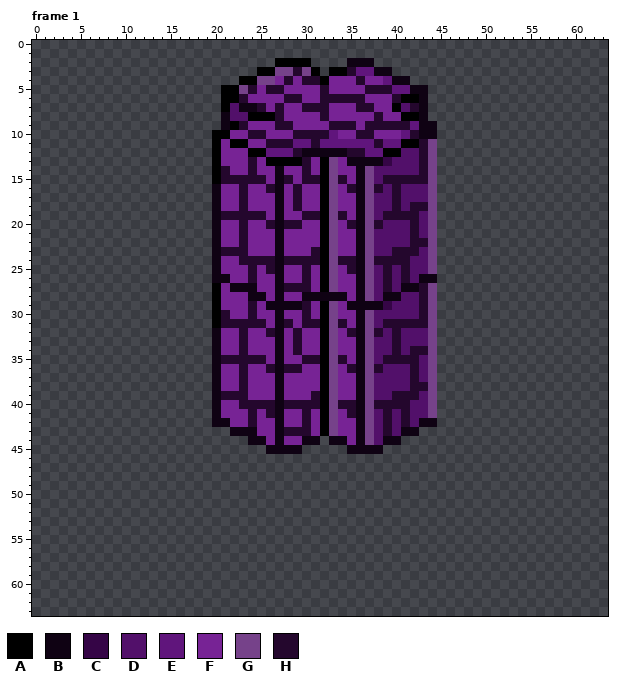
A pixel-art file gets an edit: lab07/Dungeons&Wumpus/_assets/tiles/White/pillar.ase. The first picture shows the starting point.
64x64 pixels, 1 frame. Shown: frame 1. The commit also changed other frames, which this record leaves out.
Palette (. is transparent): A #000000  B #0f0213  C #350546  D #52106a  E #60157c  F #772395  G #76428a  H #24072d
Pixels before, frame 1 (only the part around the change), first column x 0:
 0 ................................................................
 1 ................................................................
 2 ...........................AAAA....BBB..........................
 3 .........................AAGGHGA.AAHEEBB........................
 4 .......................AAGGFHFHHAFFFHFFEBB......................
 5 .....................AAGHFHHFFFFHFFFFHHHEEBB....................
 6 .....................AAHFFFFHHFFHHHHHFFFHAAB....................
 7 .....................ADBBHFHFFHHHFFFHHFFADHB....................
 8 .....................BDDAAAHFFFFHFFFFFHFFAAB....................
 9 .....................BAHFFFHHFFFFHHHFHHHHHEBB...................
10 ....................AAFFHHFFFHHHHEFFHHFFFEHBB...................
11 ....................AFAAFFHHHEEHEEEEEEHEEAAHG...................
12 ....................AFFFAAEEEHBBBBBHHEEAADDHG...................
13 ....................AFFFHFAAAAHFAGFBBBBCDDDHG...................
14 ....................AHFFHFFBFFHFAGFFBGDDDDDHG...................
15 ....................AHHHHHFBHFHHAGHFBGDHHHHHG...................
16 ....................BFFHFFHBFHFFAGFHBGHDHDDDG...................
17 ....................BFFHFFFBFHFFAGFFBGDDHDDDG...................
18 ....................BFFHFFFBFHFFAGFFBGDDHDHHG...................
19 ....................BHHHHHFBFFHHAGHFBGDHHHHDG...................
20 ....................BFFHFFHBHHFFAGFHBGHDDDHDG...................
21 ....................BFFHFFFBFFFFAGFFBGDDDDHDG...................
22 ....................BFFHFFFBFFFFAGFFBGDDDDHHG...................
23 ....................BHHHFFFBFFFHAGFFBGDDHHHDG...................
24 ....................BFFHHHHBHHHHAGHHBGHHHHDDG...................
25 ....................BFFFHFHBFFHFAGFHBGDHDHDDG...................
26 ....................BBFFHFFBFFHFAGFFBGDHDHDBB...................
27 ....................AFBBBFFBHHHFAGFFBGDHDBBHG...................
28 ....................AFFFBBFBFFBBBBBFBGDBBDDHG...................
29 ....................AFFFHFBBBBHFAGFBBBBCDDDHG...................
30 ....................AHFFHFFBFFHFAGFFBGDDDDDHG...................
31 ....................AHHHHHFBHFHHAGHFBGDHHHHHG...................
32 ....................BFFHFFHBFHFFAGFHBGHDHDDDG...................
33 ....................BFFHFFFBFHFFAGFFBGDDHDDDG...................
34 ....................BFFHFFFBFHFFAGFFBGDDHDHHG...................
35 ....................BHHHHHFBFFHHAGHFBGDHHHHDG...................
36 ....................BFFHFFHBHHFFAGFHBGHDDDHDG...................
37 ....................BFFHFFFBFFFFAGFFBGDDDDHDG...................
38 ....................BFFHFFFBFFFFAGFFBGDDDDHHG...................
39 ....................BHHHFFFBFFFHAGFFBGDDHHHDG...................
40 ....................BFFHHHHBHHHHAGHHBGHHHHDDG...................
41 ....................BFFFHFHBFFHFAGFHBGDHDHDDG...................
42 ....................BBFFHFFBFFHFAGFFBGDHDHDBB...................
43 ......................BBBFFBHHHFAGFFBGDHDBB.....................
44 ........................BBFBFFBB.BBFBGDBB.......................
45 ..........................BBBB.....BBBB.........................
46 ................................................................
47 ................................................................
48 ................................................................
49 ................................................................
50 ................................................................
51 ................................................................
52 ................................................................
53 ................................................................
54 ................................................................
55 ................................................................
56 ................................................................
57 ................................................................
58 ................................................................
59 ................................................................
60 ................................................................
61 ................................................................
62 ................................................................
63 ................................................................
And afterwards:
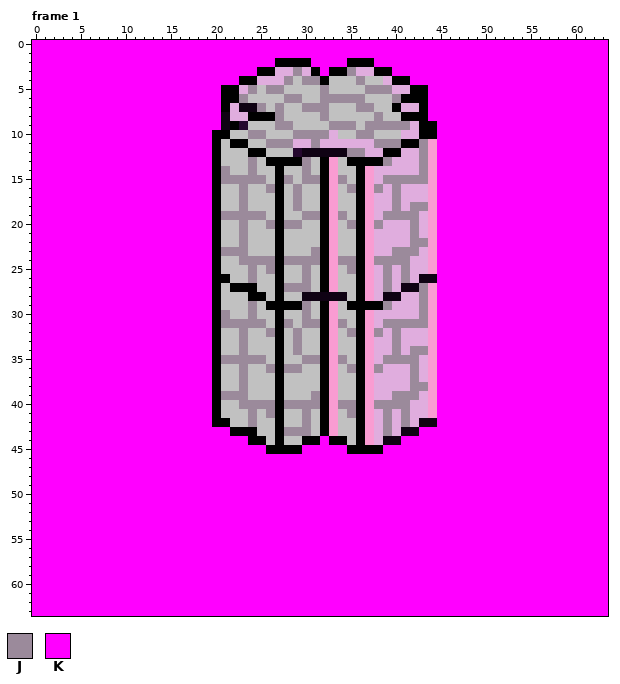
Colours new in this view: J #9b8a9b  K #ff00ff
Changes in this commit:
layer "Layer 3" added
colour D: #52106a -> #e0adde
colour F: #772395 -> #c1c1c1
colour G: #76428a -> #f99cd2
Changed rows in their new state; - is a pixel that keeps its letter.
Frame 1, layers "Layer 2", "Layer 3":
first column x 0:
 0 KKKKKKKKKKKKKKKKKKKKKKKKKKKKKKKKKKKKKKKKKKKKKKKKKKKKKKKKKKKKKKKK
 1 KKKKKKKKKKKKKKKKKKKKKKKKKKKKKKKKKKKKKKKKKKKKKKKKKKKKKKKKKKKKKKKK
 2 KKKKKKKKKKKKKKKKKKKKKKKKKKK----KKKKAAAKKKKKKKKKKKKKKKKKKKKKKKKKK
 3 KKKKKKKKKKKKKKKKKKKKKKKKK--DDJD-K--JDDAAKKKKKKKKKKKKKKKKKKKKKKKK
 4 KKKKKKKKKKKKKKKKKKKKKKK--DDDJ-JJ----J--DAAKKKKKKKKKKKKKKKKKKKKKK
 5 KKKKKKKKKKKKKKKKKKKKK--DJ-JJ----J----JJJDDAAKKKKKKKKKKKKKKKKKKKK
 6 KKKKKKKKKKKKKKKKKKKKK--J----JJ--JJJJJ---J--AKKKKKKKKKKKKKKKKKKKK
 7 KKKKKKKKKKKKKKKKKKKKK----J-J--JJJ---JJ----DAKKKKKKKKKKKKKKKKKKKK
 8 KKKKKKKKKKKKKKKKKKKKK------J----J-----J----AKKKKKKKKKKKKKKKKKKKK
 9 KKKKKKKKKKKKKKKKKKKKK------JJ----JJJ-JJJJJDAAKKKKKKKKKKKKKKKKKKK
10 KKKKKKKKKKKKKKKKKKKK----JJ---JJJJD--JJ---DDAAKKKKKKKKKKKKKKKKKKK
11 KKKKKKKKKKKKKKKKKKKK------JJJDDJDDDDDDJJJ--J-KKKKKKKKKKKKKKKKKKK
12 KKKKKKKKKKKKKKKKKKKK------FFF------JJDD----J-KKKKKKKKKKKKKKKKKKK
13 KKKKKKKKKKKKKKKKKKKK----J-----J----AAAAJ---J-KKKKKKKKKKKKKKKKKKK
14 KKKKKKKKKKKKKKKKKKKK-J--J--A--J-----A------J-KKKKKKKKKKKKKKKKKKK
15 KKKKKKKKKKKKKKKKKKKK-JJJJJ-AJ-JJ--J-A--JJJJJ-KKKKKKKKKKKKKKKKKKK
16 KKKKKKKKKKKKKKKKKKKKA--J--JA-J-----JA-J-J----KKKKKKKKKKKKKKKKKKK
17 KKKKKKKKKKKKKKKKKKKKA--J---A-J------A---J----KKKKKKKKKKKKKKKKKKK
18 KKKKKKKKKKKKKKKKKKKKA--J---A-J------A---J-JJ-KKKKKKKKKKKKKKKKKKK
19 KKKKKKKKKKKKKKKKKKKKAJJJJJ-A--JJ--J-A--JJJJ--KKKKKKKKKKKKKKKKKKK
20 KKKKKKKKKKKKKKKKKKKKA--J--JAJJ-----JA-J---J--KKKKKKKKKKKKKKKKKKK
21 KKKKKKKKKKKKKKKKKKKKA--J---A--------A-----J--KKKKKKKKKKKKKKKKKKK
22 KKKKKKKKKKKKKKKKKKKKA--J---A--------A-----JJ-KKKKKKKKKKKKKKKKKKK
23 KKKKKKKKKKKKKKKKKKKKAJJJ---A---J----A---JJJ--KKKKKKKKKKKKKKKKKKK
24 KKKKKKKKKKKKKKKKKKKKA--JJJJAJJJJ--JJA-JJJJ---KKKKKKKKKKKKKKKKKKK
25 KKKKKKKKKKKKKKKKKKKKA---J-JA--J----JA--J-J---KKKKKKKKKKKKKKKKKKK
26 KKKKKKKKKKKKKKKKKKKKAA--J--A--J-----A--J-J---KKKKKKKKKKKKKKKKKKK
27 KKKKKKKKKKKKKKKKKKKK--AAA--AJJJ-----A--J---J-KKKKKKKKKKKKKKKKKKK
28 KKKKKKKKKKKKKKKKKKKK----AA-A--------A------J-KKKKKKKKKKKKKKKKKKK
29 KKKKKKKKKKKKKKKKKKKK----J-AAAAJ----AAAAJ---J-KKKKKKKKKKKKKKKKKKK
30 KKKKKKKKKKKKKKKKKKKK-J--J--A--J-----A------J-KKKKKKKKKKKKKKKKKKK
31 KKKKKKKKKKKKKKKKKKKK-JJJJJ-AJ-JJ--J-A--JJJJJ-KKKKKKKKKKKKKKKKKKK
32 KKKKKKKKKKKKKKKKKKKKA--J--JA-J-----JA-J-J----KKKKKKKKKKKKKKKKKKK
33 KKKKKKKKKKKKKKKKKKKKA--J---A-J------A---J----KKKKKKKKKKKKKKKKKKK
34 KKKKKKKKKKKKKKKKKKKKA--J---A-J------A---J-JJ-KKKKKKKKKKKKKKKKKKK
35 KKKKKKKKKKKKKKKKKKKKAJJJJJ-A--JJ--J-A--JJJJ--KKKKKKKKKKKKKKKKKKK
36 KKKKKKKKKKKKKKKKKKKKA--J--JAJJ-----JA-J---J--KKKKKKKKKKKKKKKKKKK
37 KKKKKKKKKKKKKKKKKKKKA--J---A--------A-----J--KKKKKKKKKKKKKKKKKKK
38 KKKKKKKKKKKKKKKKKKKKA--J---A--------A-----JJ-KKKKKKKKKKKKKKKKKKK
39 KKKKKKKKKKKKKKKKKKKKAJJJ---A---J----A---JJJ--KKKKKKKKKKKKKKKKKKK
40 KKKKKKKKKKKKKKKKKKKKA--JJJJAJJJJ--JJA-JJJJ---KKKKKKKKKKKKKKKKKKK
41 KKKKKKKKKKKKKKKKKKKKA---J-JA--J----JA--J-J---KKKKKKKKKKKKKKKKKKK
42 KKKKKKKKKKKKKKKKKKKKAA--J--A--J-----A--J-J---KKKKKKKKKKKKKKKKKKK
43 KKKKKKKKKKKKKKKKKKKKKKAAA--AJJJ-----A--J---KKKKKKKKKKKKKKKKKKKKK
44 KKKKKKKKKKKKKKKKKKKKKKKKAA-A--AAKAA-A----KKKKKKKKKKKKKKKKKKKKKKK
45 KKKKKKKKKKKKKKKKKKKKKKKKKKAAAAKKKKKAAAAKKKKKKKKKKKKKKKKKKKKKKKKK
46 KKKKKKKKKKKKKKKKKKKKKKKKKKKKKKKKKKKKKKKKKKKKKKKKKKKKKKKKKKKKKKKK
47 KKKKKKKKKKKKKKKKKKKKKKKKKKKKKKKKKKKKKKKKKKKKKKKKKKKKKKKKKKKKKKKK
48 KKKKKKKKKKKKKKKKKKKKKKKKKKKKKKKKKKKKKKKKKKKKKKKKKKKKKKKKKKKKKKKK
49 KKKKKKKKKKKKKKKKKKKKKKKKKKKKKKKKKKKKKKKKKKKKKKKKKKKKKKKKKKKKKKKK
50 KKKKKKKKKKKKKKKKKKKKKKKKKKKKKKKKKKKKKKKKKKKKKKKKKKKKKKKKKKKKKKKK
51 KKKKKKKKKKKKKKKKKKKKKKKKKKKKKKKKKKKKKKKKKKKKKKKKKKKKKKKKKKKKKKKK
52 KKKKKKKKKKKKKKKKKKKKKKKKKKKKKKKKKKKKKKKKKKKKKKKKKKKKKKKKKKKKKKKK
53 KKKKKKKKKKKKKKKKKKKKKKKKKKKKKKKKKKKKKKKKKKKKKKKKKKKKKKKKKKKKKKKK
54 KKKKKKKKKKKKKKKKKKKKKKKKKKKKKKKKKKKKKKKKKKKKKKKKKKKKKKKKKKKKKKKK
55 KKKKKKKKKKKKKKKKKKKKKKKKKKKKKKKKKKKKKKKKKKKKKKKKKKKKKKKKKKKKKKKK
56 KKKKKKKKKKKKKKKKKKKKKKKKKKKKKKKKKKKKKKKKKKKKKKKKKKKKKKKKKKKKKKKK
57 KKKKKKKKKKKKKKKKKKKKKKKKKKKKKKKKKKKKKKKKKKKKKKKKKKKKKKKKKKKKKKKK
58 KKKKKKKKKKKKKKKKKKKKKKKKKKKKKKKKKKKKKKKKKKKKKKKKKKKKKKKKKKKKKKKK
59 KKKKKKKKKKKKKKKKKKKKKKKKKKKKKKKKKKKKKKKKKKKKKKKKKKKKKKKKKKKKKKKK
60 KKKKKKKKKKKKKKKKKKKKKKKKKKKKKKKKKKKKKKKKKKKKKKKKKKKKKKKKKKKKKKKK
61 KKKKKKKKKKKKKKKKKKKKKKKKKKKKKKKKKKKKKKKKKKKKKKKKKKKKKKKKKKKKKKKK
62 KKKKKKKKKKKKKKKKKKKKKKKKKKKKKKKKKKKKKKKKKKKKKKKKKKKKKKKKKKKKKKKK
63 KKKKKKKKKKKKKKKKKKKKKKKKKKKKKKKKKKKKKKKKKKKKKKKKKKKKKKKKKKKKKKKK
